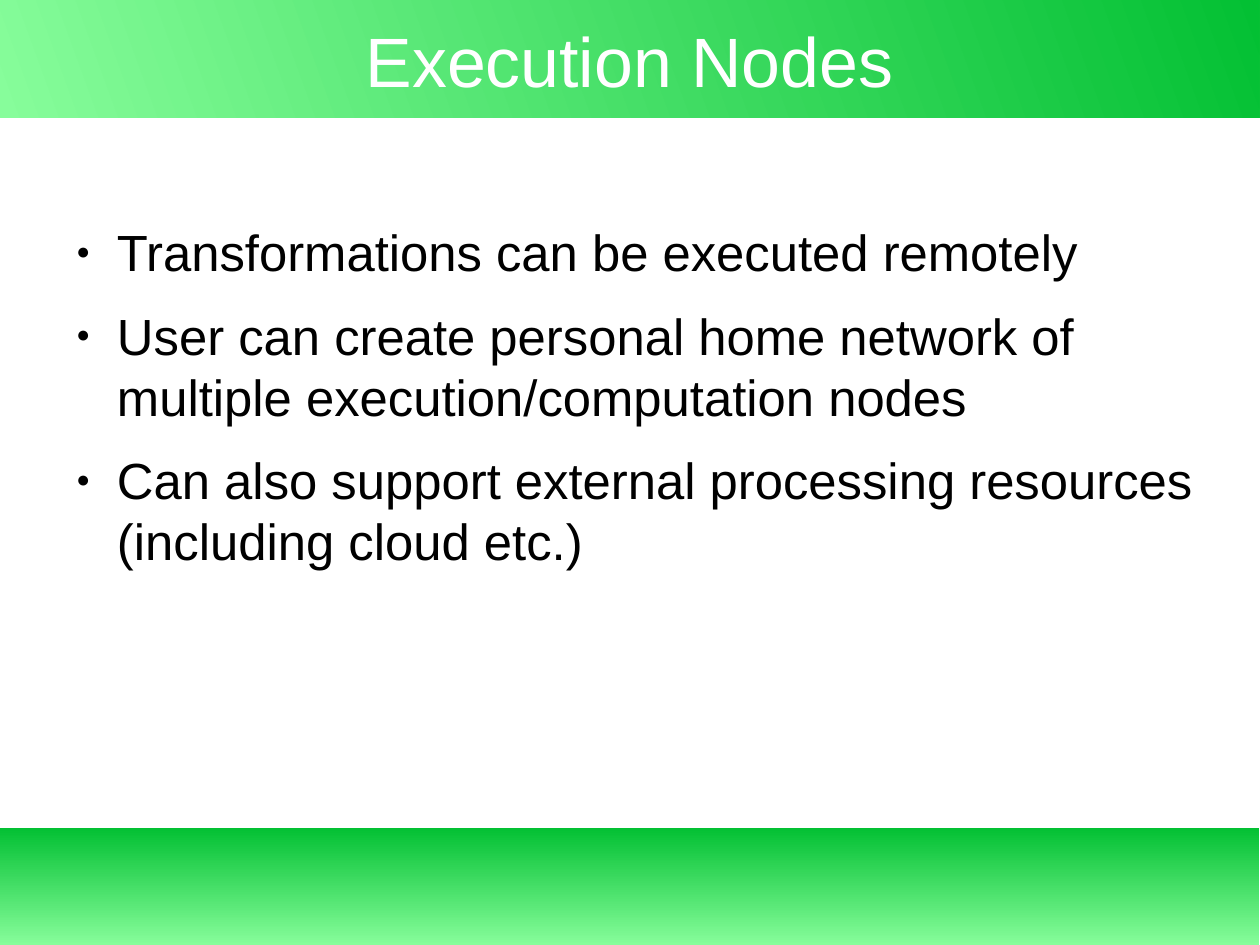
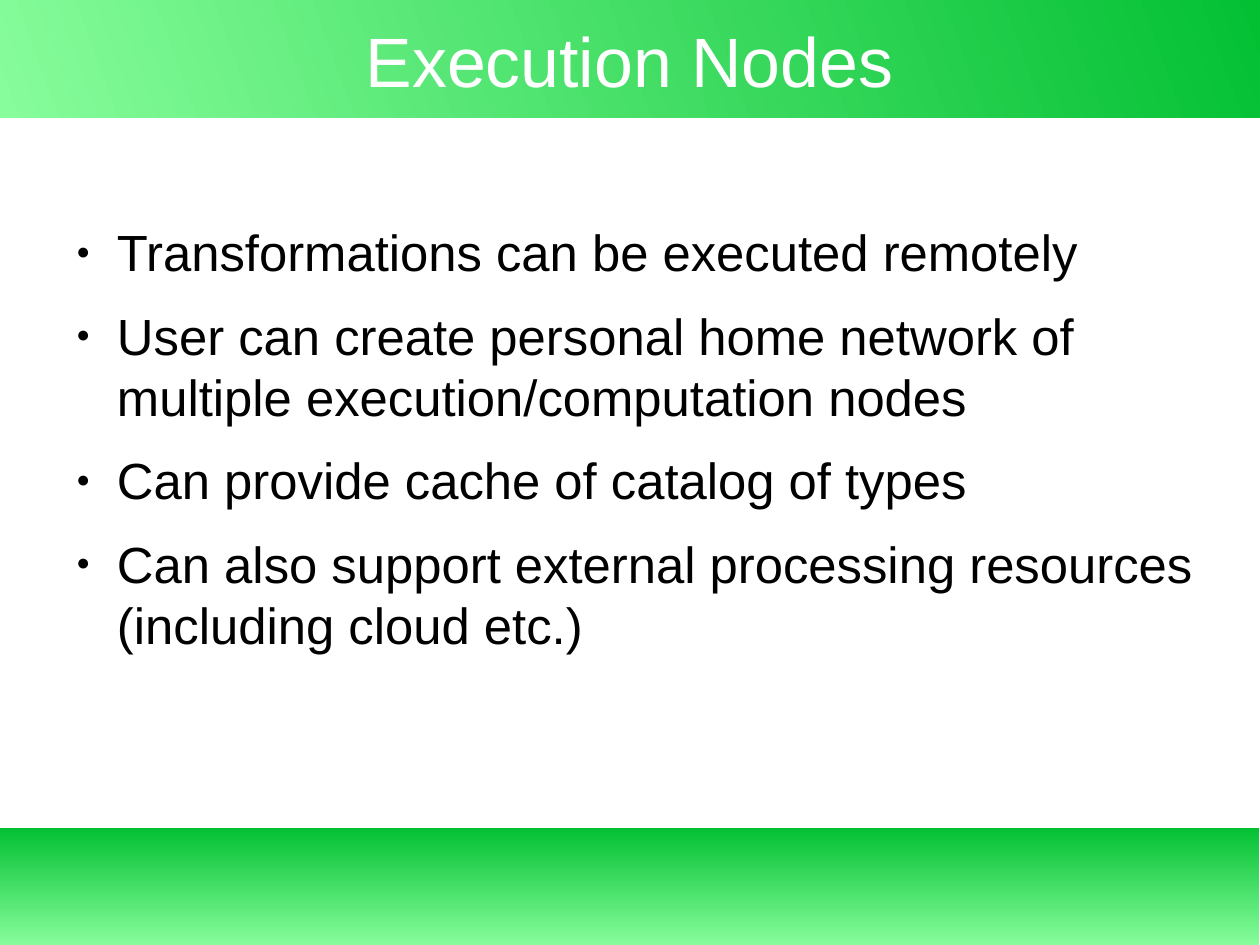
Before and after one commit to exbin/xbup-doc, a slide deck: slide 21 of presentation/xbup-introduction.odp. Drawn at 1260x945 pixels with LibreOffice and Linux fonts; fonts in the diff are those of the drawing. Boxes give left, top, right and bottom in pixels: in the first picture for what was removed or moved away, otherwise in the second. Text is boxed around its words. In the diff, an @@ line names an element or a change of style, - is before the commit and + after.

```diff
--- a/presentation/xbup-introduction.odp
+++ b/presentation/xbup-introduction.odp
@@ text at [117, 462, 966, 510]: paragraph added @@
+● Can provide cache of catalog of types
```
Also in this commit, not shown: 2 other slides changed, 2 slides added, 1 other file.
